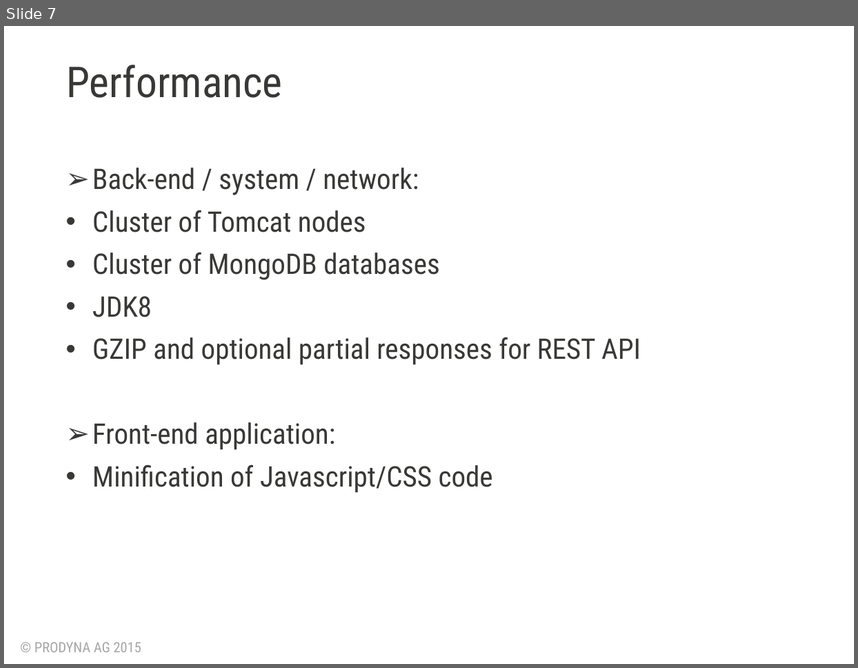
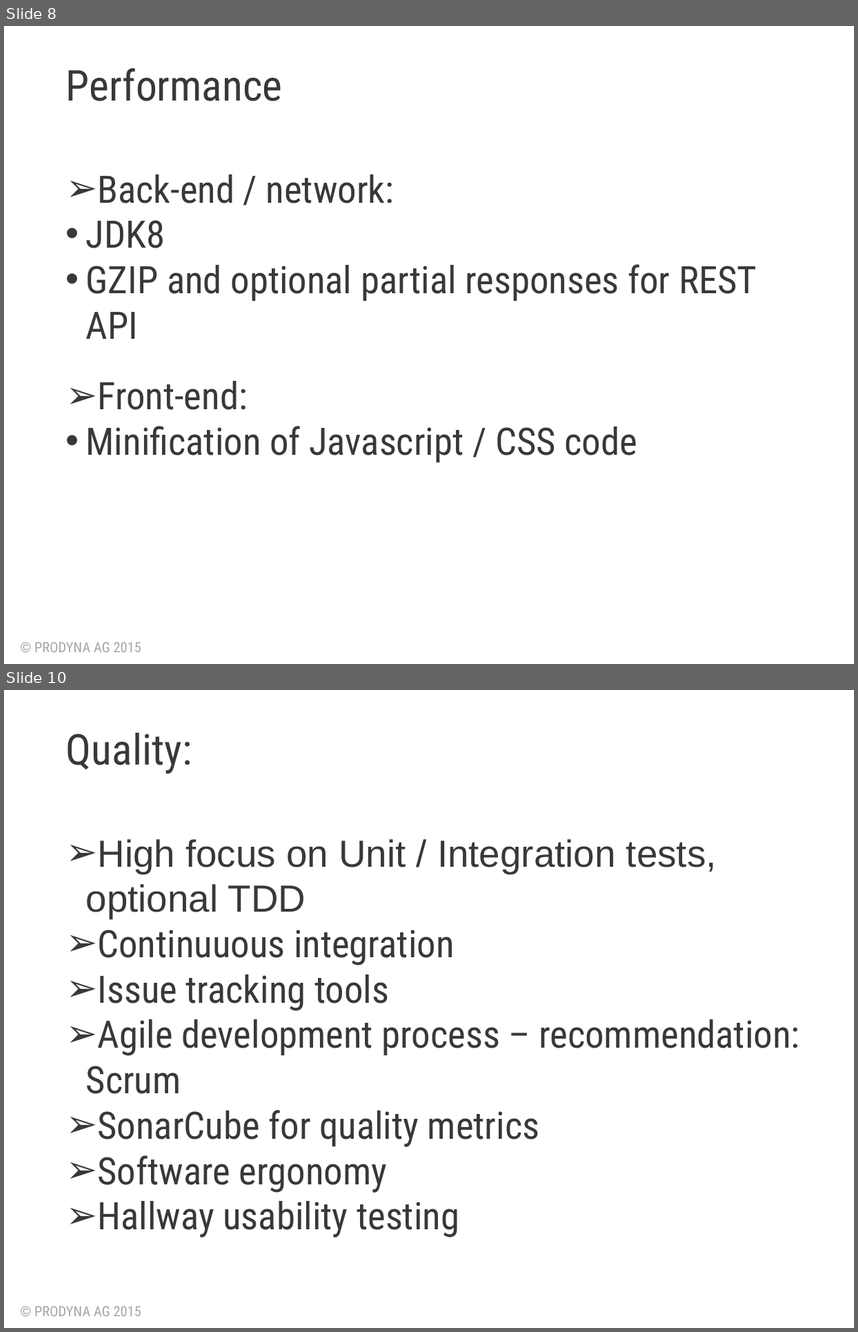
Before and after one commit to BGligorijevic/pac-slides, a slide deck: PAC-presentation.pptx. Shown one above the other, each under a label of ours: slide 7 before the commit, slides 8 and 10 after it; the slides between them are not shown. The pictures are 858x668 and 858x1332 pixels, drawn with LibreOffice and Linux fonts; fonts in the diff are those of the drawing; background and template pictures are left out. Boxes give left, top, right and bottom in pixels: in the first picture for what was removed or moved away, otherwise in the second. Text is boxed around its words. In the diff, an @@ line names an element or a change of style, - is before the commit and + after.

```diff
--- a/PAC-presentation.pptx
+++ b/PAC-presentation.pptx
@@ slide 10 added at [4,690,854,1328], background #FFFFFF; not listed: 1 template element that a slide beside it also shows @@
@@ text added at [66,732,192,773], 36 pt, text #383836 @@
+Quality:
@@ text added at [86,839,800,1237], 32 pt, text #383836 @@
+➢ High focus on Unit / Integration tests, optional TDD
+➢ Continuuous integration
+➢ Issue tracking tools
+➢ Agile development process – recommendation: Scrum
+➢ SonarCube for quality metrics
+➢ Software ergonomy
+➢ Hallway usability testing
@@ what was slide 7 is now slide 8 @@
@@ slide 8 changed as well @@
@@ text "Performance" at [66,68,283,101]: line spacing 0.9 to 1 @@
@@ text at [97,174,394,203]: text changed; size 24 to 32 pt @@
-➢ Back-end / system / network:
-• Cluster of Tomcat nodes
-• Cluster of MongoDB databases
+➢ Back-end / network:
@@ text at [86,220,757,339]: size 24 to 32 pt in "JDK8", "GZIP and optional partial responses for REST ..."; indent changed; line spacing 0.9 to 1; less space between paragraphs @@
@@ text at [86,381,637,462]: text changed; size 24 to 32 pt @@
-➢ Front-end application:
-• Minification of Javascript/CSS code
+➢ Front-end:
+• Minification of Javascript / CSS code
```
Also in this commit, not shown: 5 other slides changed, 4 other slides added, 2 slides removed.
